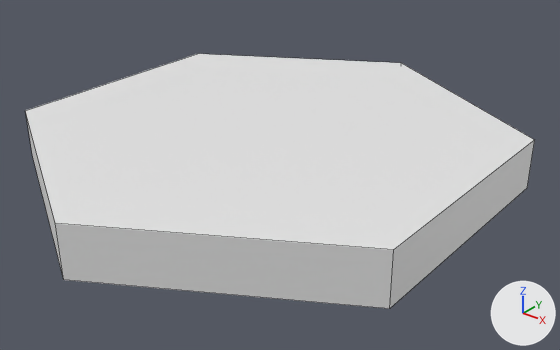
An edit to the Blender file Assets/Prefabs/hexagon.blend, drawn before and after from the same camera.
Rendered twice from a 50 mm lens placed at (1.786, -2.162, 1.24), pointed at (0.075, -0.022, -0.087). Every picture has the same lights, and +X, +Y and +Z are marked at lower right. Mesh edges are drawn as thin lines.

Script lines for the objects in view, before the commit:
```python
me_cylinder = bpy.data.meshes.new('Cylinder')
me_cylinder.from_pydata(...)  # a 6-sided cylinder along z spanning x -0.87..0.87, y -1.0..1.0, z -0.1..0.1
ob_cylinder = bpy.data.objects.new('Cylinder', me_cylinder)
ob_cylinder.location = (0.0, 0.0, 0.0)
```
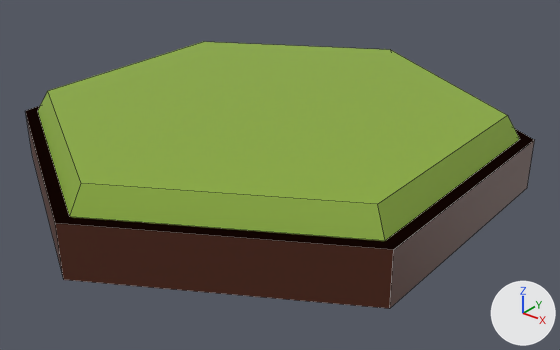
Location of each change, (x1, y1, x2, y2) in pixels of the pictures (560 x 350 px):
'Cylinder', reshaped: before (26, 54, 534, 309); after (26, 42, 534, 309)
part 1 of me_cylinder, added (green): after (26, 42, 534, 250)
part 2 of me_cylinder, recoloured (grey to brown): before (26, 54, 534, 309); after (26, 114, 534, 309)

The change, as a list of edits to the scene's bpy script:
```text
Add mat_grass:
    mat_grass = principled_material('Grass')
    mat_grass.base_color = (0.262, 0.42, 0.041)  # green #8cad39
Add mat_ground:
    mat_ground = principled_material('Ground')
    mat_ground.base_color = (0.08, 0.017, 0.005)  # brown #502310
Change me_cylinder:
    used by ob_cylinder; location = (0.0, 0.0, 0.0)
    remove me_cylinder.from_pydata(...)  # 12 vertices, 8 faces; spans x -0.87..0.87, y -1.0..1.0, z -0.1..0.1
    add me_cylinder.from_pydata(...)  # 30 vertices, 17 faces; spans x -0.87..0.87, y -1.0..1.0, z -0.1..0.19
    me_cylinder part 1
    18 vertices are added at x -0.87..0.87, y -1.0..1.0, z 0.1..0.19
    2 new faces join them, mat_ground (brown #502310)
    7 new faces join them, mat_grass (green #8cad39)
    me_cylinder part 2: 8 faces spanning x -0.87..0.87, y -1.0..1.0, z -0.1..0.1 switch from no material to mat_ground (brown #502310)
    add me_cylinder.materials.append(mat_grass)  # green #8cad39
```
